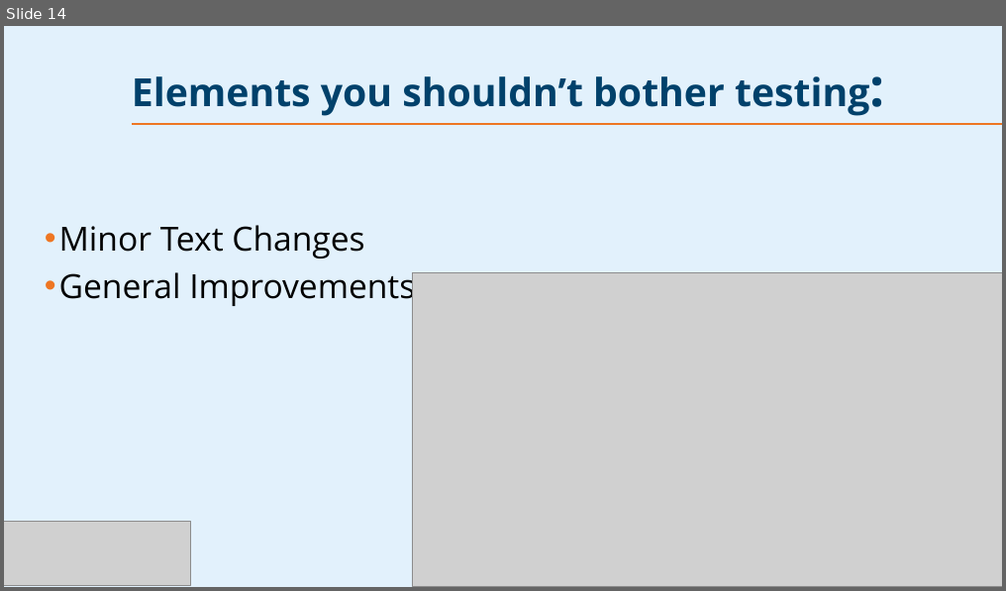
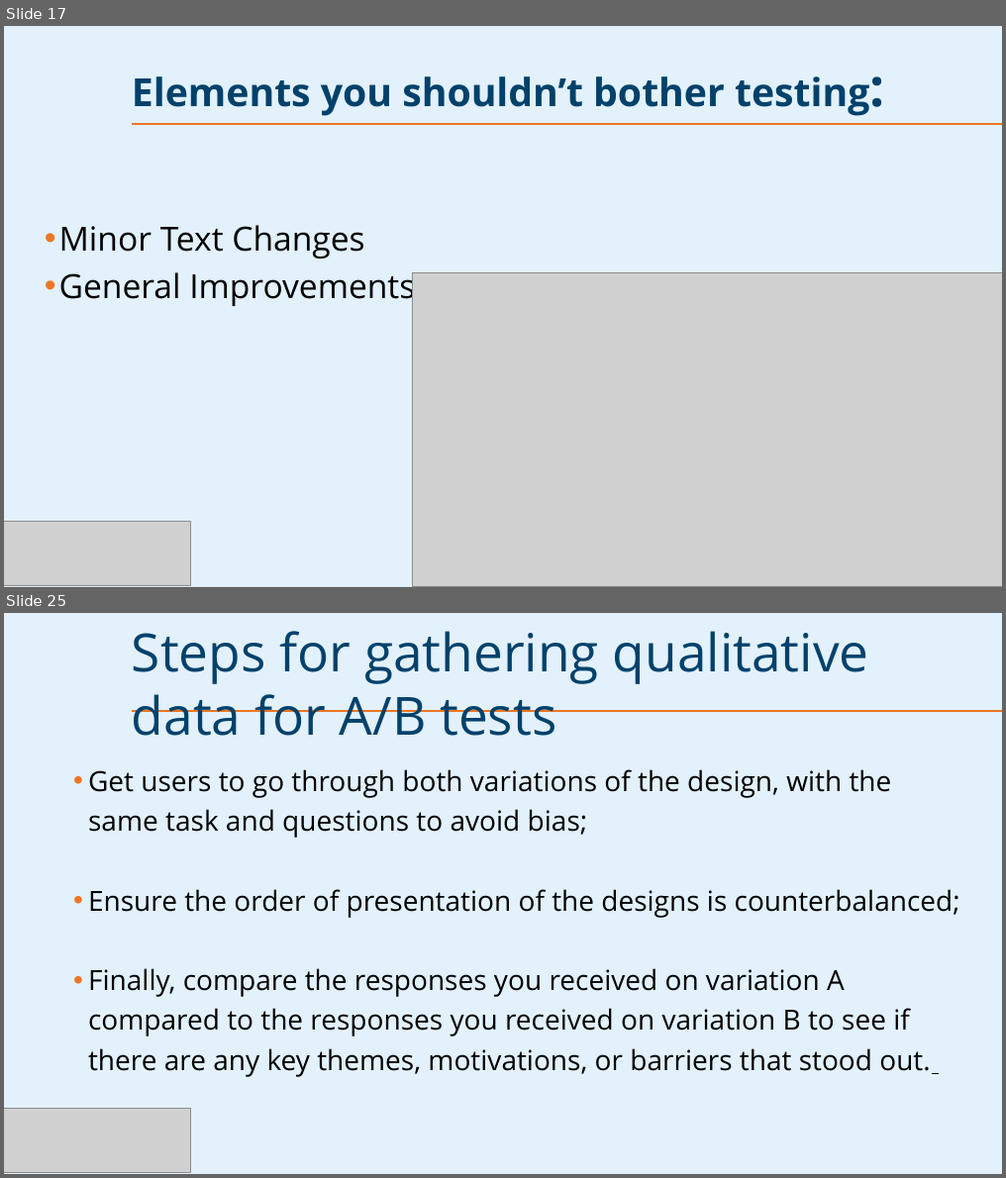
Before and after one commit to PsDragon/ADSAI_FOR_SECOND_YEARS, a slide deck: docs/Study Content/Human-Centered Artificial Intelligence/Assets/AB-Testing.pptx. Shown one above the other, each under a label of ours: slide 14 before the commit, slides 17 and 25 after it; the slides between them are not shown. The pictures are 1006x591 and 1006x1178 pixels, drawn with LibreOffice and Linux fonts; fonts in the diff are those of the drawing; grey boxes stand for pictures; background and template pictures are left out. Boxes give left, top, right and bottom in pixels: in the first picture for what was removed or moved away, otherwise in the second. Text is boxed around its words. In the diff, an @@ line names an element or a change of style, - is before the commit and + after.

```diff
--- a/docs/Study Content/Human-Centered Artificial Intelligence/Assets/AB-Testing.pptx
+++ b/docs/Study Content/Human-Centered Artificial Intelligence/Assets/AB-Testing.pptx
@@ slide 25 added at box(4, 613, 1002, 1174), background picture (left out); not listed: 1 template element that a slide beside it also shows @@
@@ title added at box(132, 631, 869, 736), 38 pt, text #00416B @@
+Steps for gathering qualitative data for A/B tests
@@ text added at box(88, 769, 960, 1077), 20 pt, text #000000 @@
+• Get users to go through both variations of the design, with the same task and questions to avoid bias;
+• Ensure the order of presentation of the designs is counterbalanced;
+• Finally, compare the responses you received on variation A compared to the responses you received on variation B to see if there are any key themes, motivations, or barriers that stood out.
@@ picture added at box(4, 1108, 190, 1172) @@
@@ page number added at box(123, 1127, 238, 1157), 18 pt, text #FFFFFF, bold @@
+25
@@ what was slide 14 is now slide 17 @@
```
Also in this commit, not shown: 3 slides changed, 10 other slides added.
